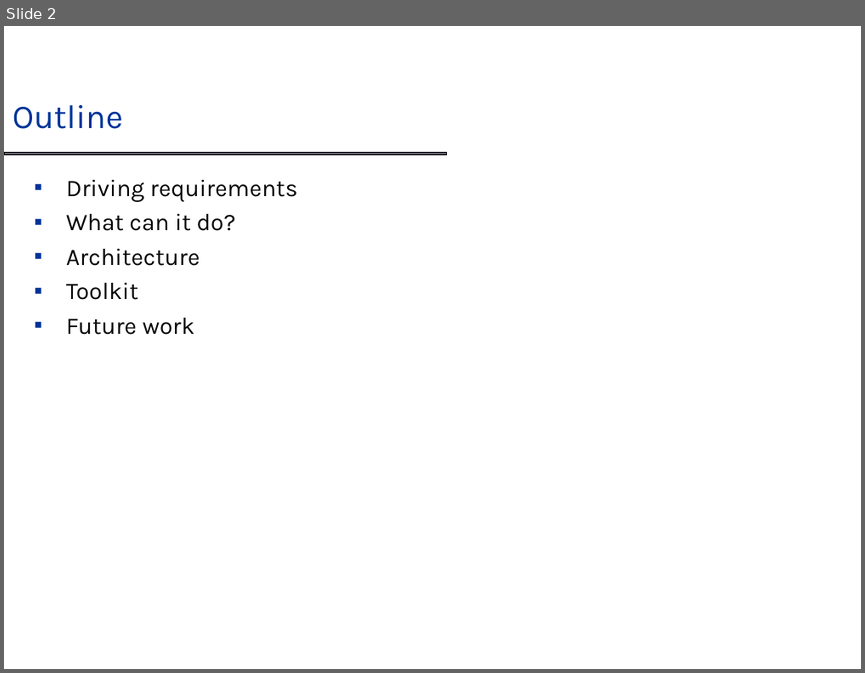
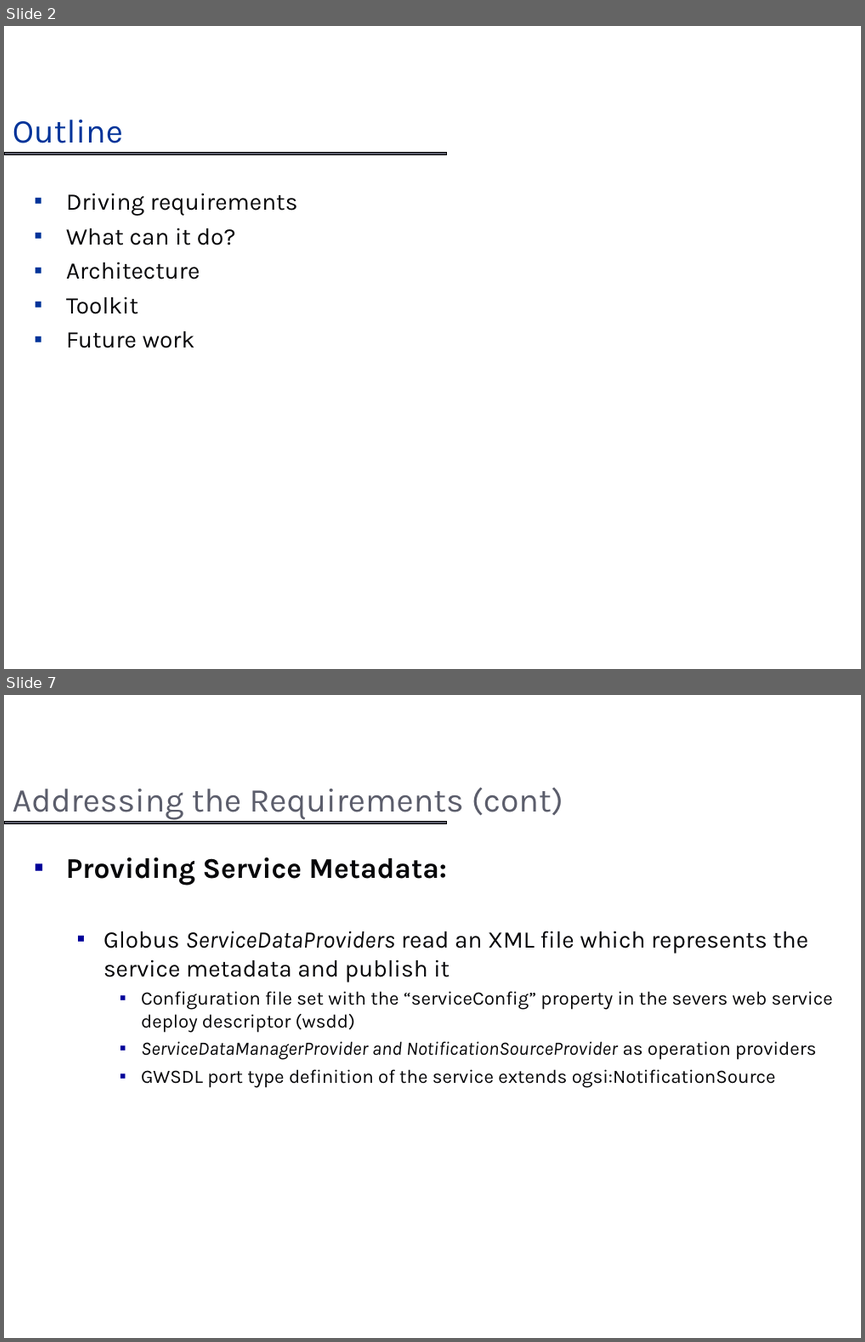
Before and after one commit to NCIP/cagrid-portal, a slide deck: cagrid-1-0/Documentation/presentations/introduce/Introduce_DIALOGUE2.ppt. Shown one above the other, each under a label of ours: slide 2 before the commit, slides 2 and 7 after it; the slides between them are not shown. The pictures are 865x673 and 865x1342 pixels, drawn with LibreOffice and Linux fonts; fonts in the diff are those of the drawing; background and template pictures are left out. Boxes give left, top, right and bottom in pixels: in the first picture for what was removed or moved away, otherwise in the second. Text is boxed around its words. In the diff, an @@ line names an element or a change of style, - is before the commit and + after.

```diff
--- a/cagrid-1-0/Documentation/presentations/introduce/Introduce_DIALOGUE2.ppt
+++ b/cagrid-1-0/Documentation/presentations/introduce/Introduce_DIALOGUE2.ppt
@@ slide 7 added at (x1=4, y1=695, x2=861, y2=1338), background #FFFFFF; not listed: 1 template element that a slide beside it also shows @@
@@ title added at (x1=12, y1=787, x2=563, y2=820), 28 pt, text #5B5D6B @@
+Addressing the Requirements (cont)
@@ text added at (x1=66, y1=857, x2=833, y2=1088), 16 pt, text #070709 @@
+▪ Providing Service Metadata:
+  ▪ Globus ServiceDataProviders read an XML file which represents the service metadata and publish it
+    ▪ Configuration file set with the “serviceConfig” property in the severs web service deploy descriptor (wsdd)
+    ▪ ServiceDataManagerProvider and NotificationSourceProvider as operation providers
+    ▪ GWSDL port type definition of the service extends ogsi:NotificationSource
@@ slide 2 changed as well @@
@@ title "Outline" moved from (x1=12, y1=105, x2=123, y2=129) to (x1=12, y1=120, x2=123, y2=143) @@
@@ text "Driving requirements" moved from (x1=66, y1=179, x2=298, y2=335) to (x1=66, y1=193, x2=298, y2=348) @@
```
Also in this commit, not shown: 1 other slide changed, 34 other slides added.
